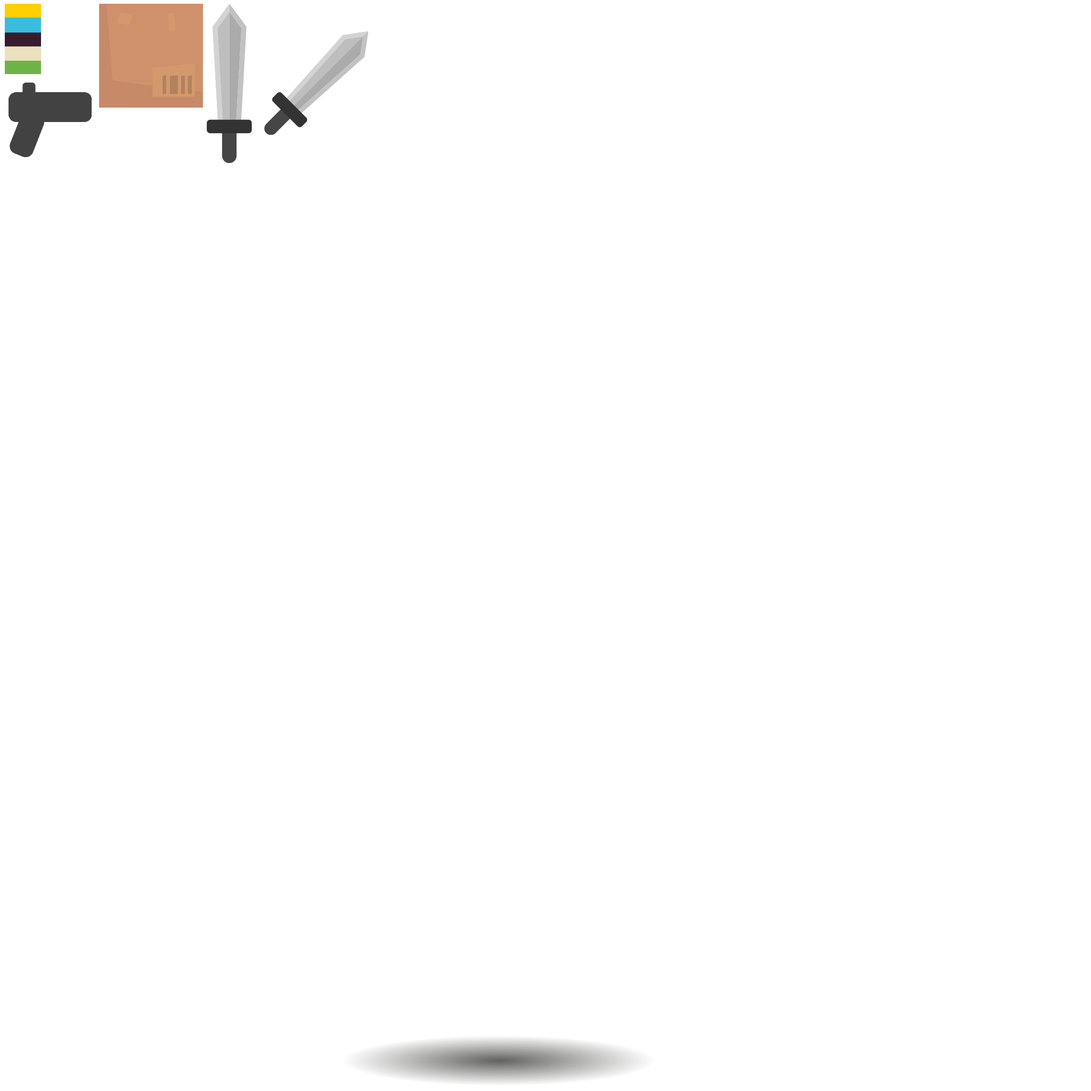
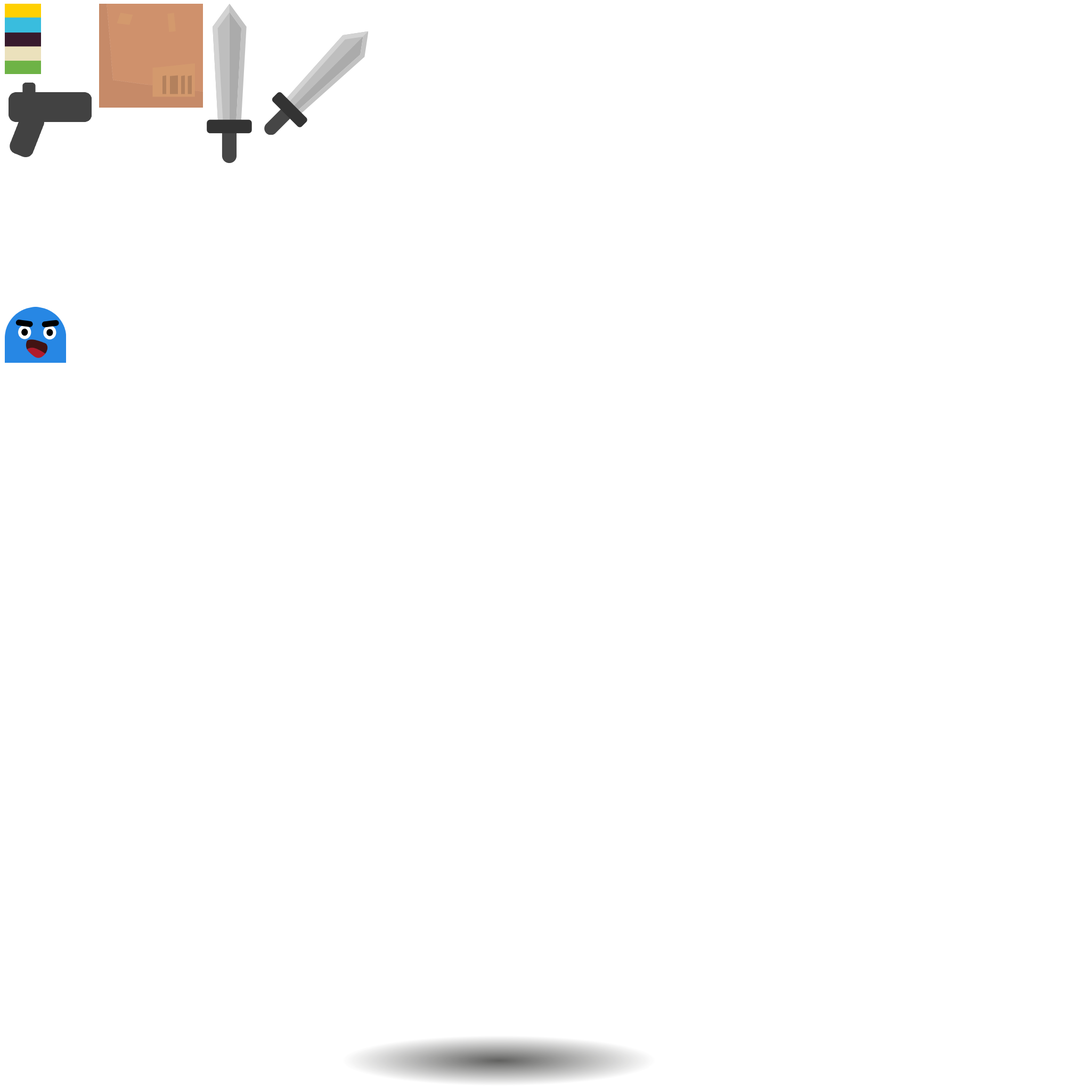
Layers edited between the first and the second (1091, 1091) image:
added layer "Layer 15" above "Layer 13" over [4, 306, 67, 363]
